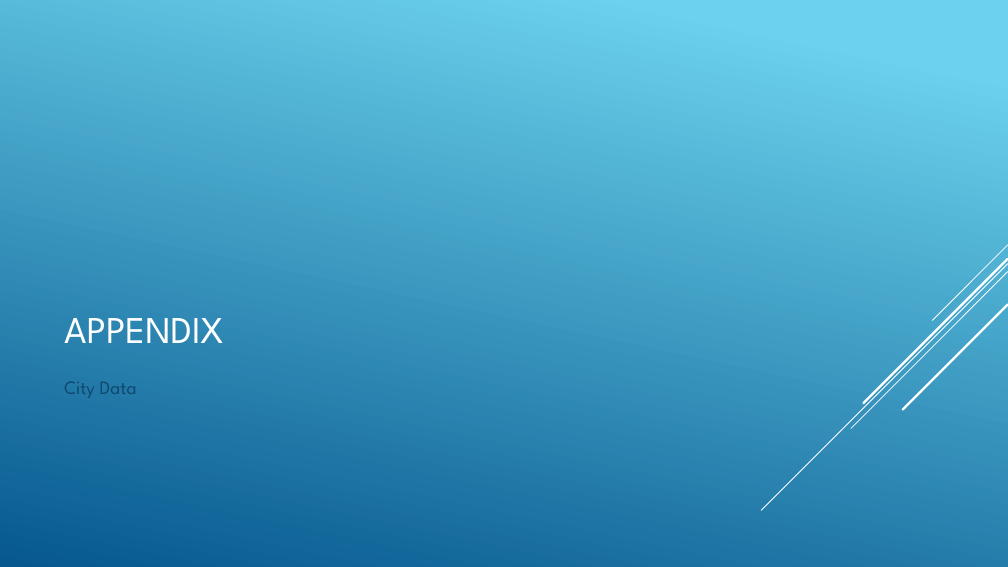
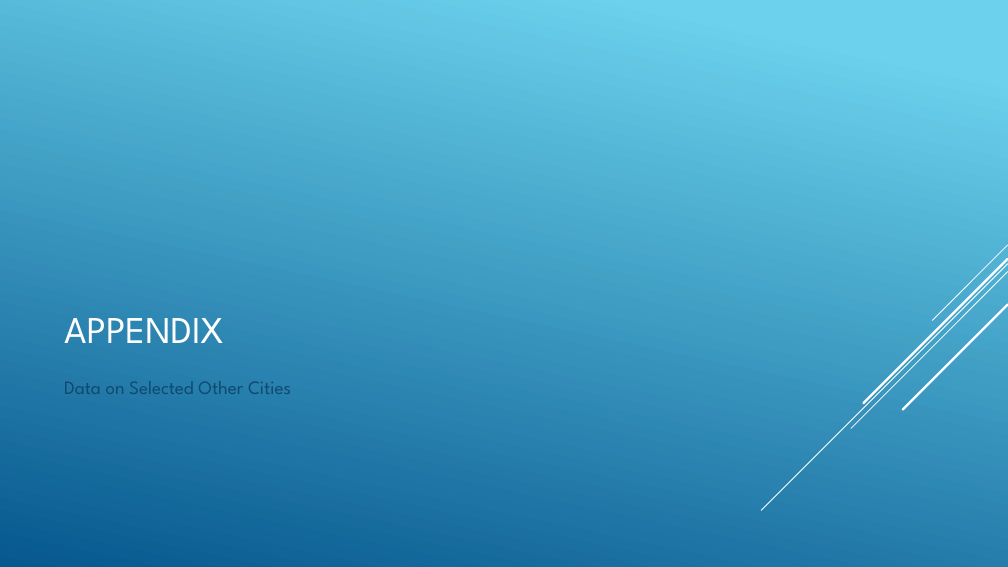
Before and after one commit to angelabanko/Project_1, a slide deck: slide 12 of Draft Presentation.pptx. Drawn at 1008x567 pixels with LibreOffice and Linux fonts; fonts in the diff are those of the drawing. Boxes give left, top, right and bottom in pixels: in the first picture for what was removed or moved away, otherwise in the second. Text is boxed around its words. In the diff, an @@ line names an element or a change of style, - is before the commit and + after.

```diff
--- a/Draft Presentation.pptx
+++ b/Draft Presentation.pptx
@@ text at (x1=64, y1=381, x2=291, y2=394): text changed @@
-City Data
+Data on Selected Other Cities
```
Also in this commit, not shown: 3 other slides changed, 2 slides added, 1 slide removed, 2 other files.
